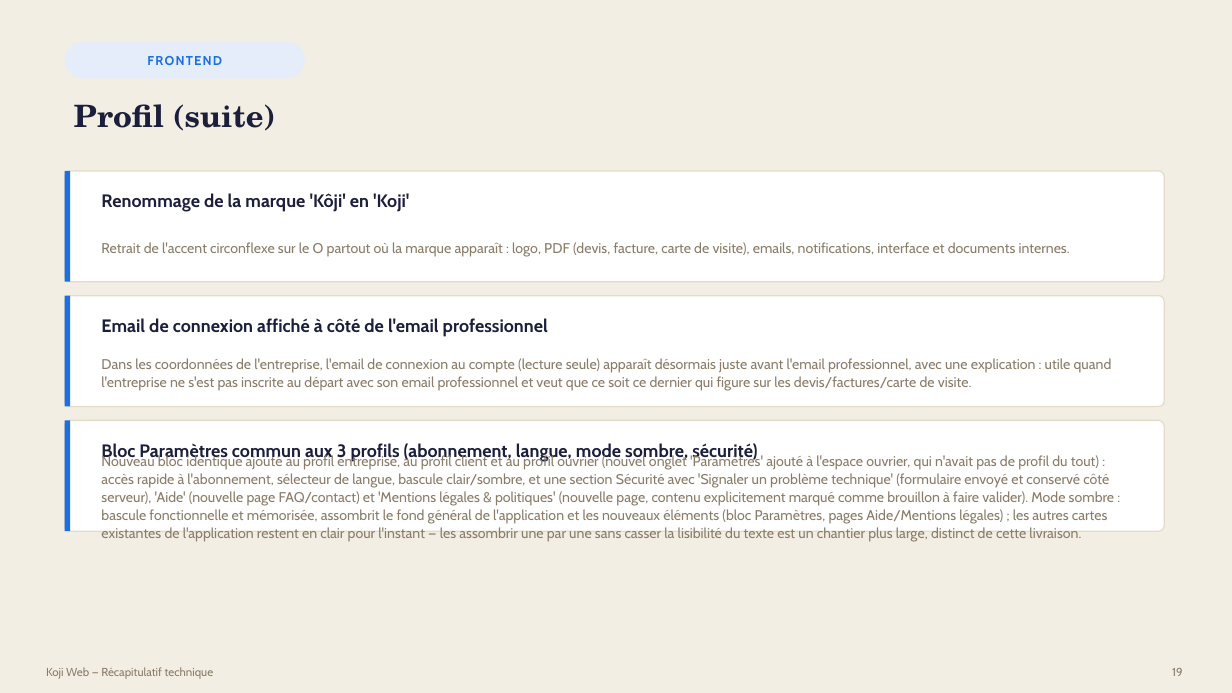
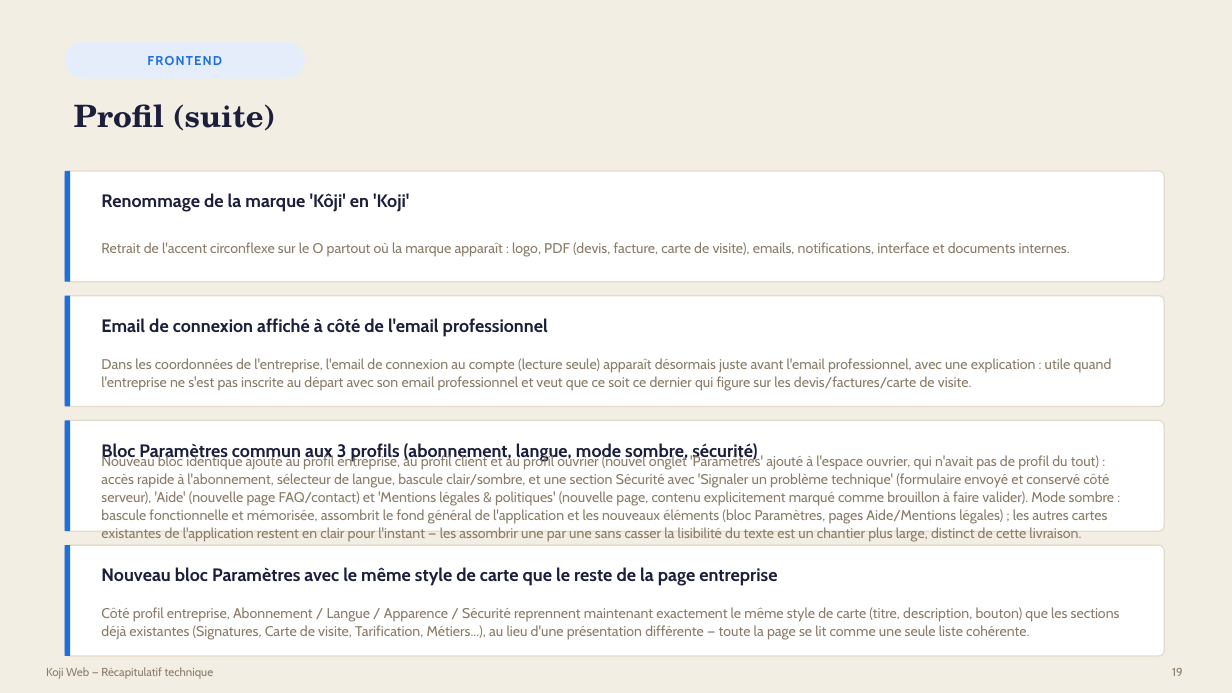
Before and after one commit to bouhouchimira-prog/web-app-Koji, a slide deck: slide 19 of docs/manager-recap/Recap-Koji-Manager.pptx. Drawn at 1232x693 pixels with LibreOffice and Linux fonts; fonts in the diff are those of the drawing. Boxes give left, top, right and bottom in pixels: in the first picture for what was removed or moved away, otherwise in the second. Text is boxed around its words. In the diff, an @@ line names an element or a change of style, - is before the commit and + after.

```diff
--- a/docs/manager-recap/Recap-Koji-Manager.pptx
+++ b/docs/manager-recap/Recap-Koji-Manager.pptx
@@ rounded rectangle added at (65,545,1165,656), fill #FFFFFF, outline #E4DCCB 1 pt @@
@@ rectangle added at (65,545,70,656), fill #1D6FE0 @@
@@ text added at (101,567,777,586), 14 pt, text #1B1F3B, bold @@
+Nouveau bloc Paramètres avec le même style de carte que le reste de la page entreprise
@@ text added at (101,607,1120,640), 11 pt, text #8A7C68 @@
+Côté profil entreprise, Abonnement / Langue / Apparence / Sécurité reprennent maintenant exactement le même style de carte (titre, description, bouton) que les sections déjà existantes (Signatures, Carte de visite, Tarification, Métiers...), au lieu d'une présentation différente — toute la page se lit comme une seule liste cohérente.
```
Also in this commit, not shown: 2 other slides changed, 3 other files.
